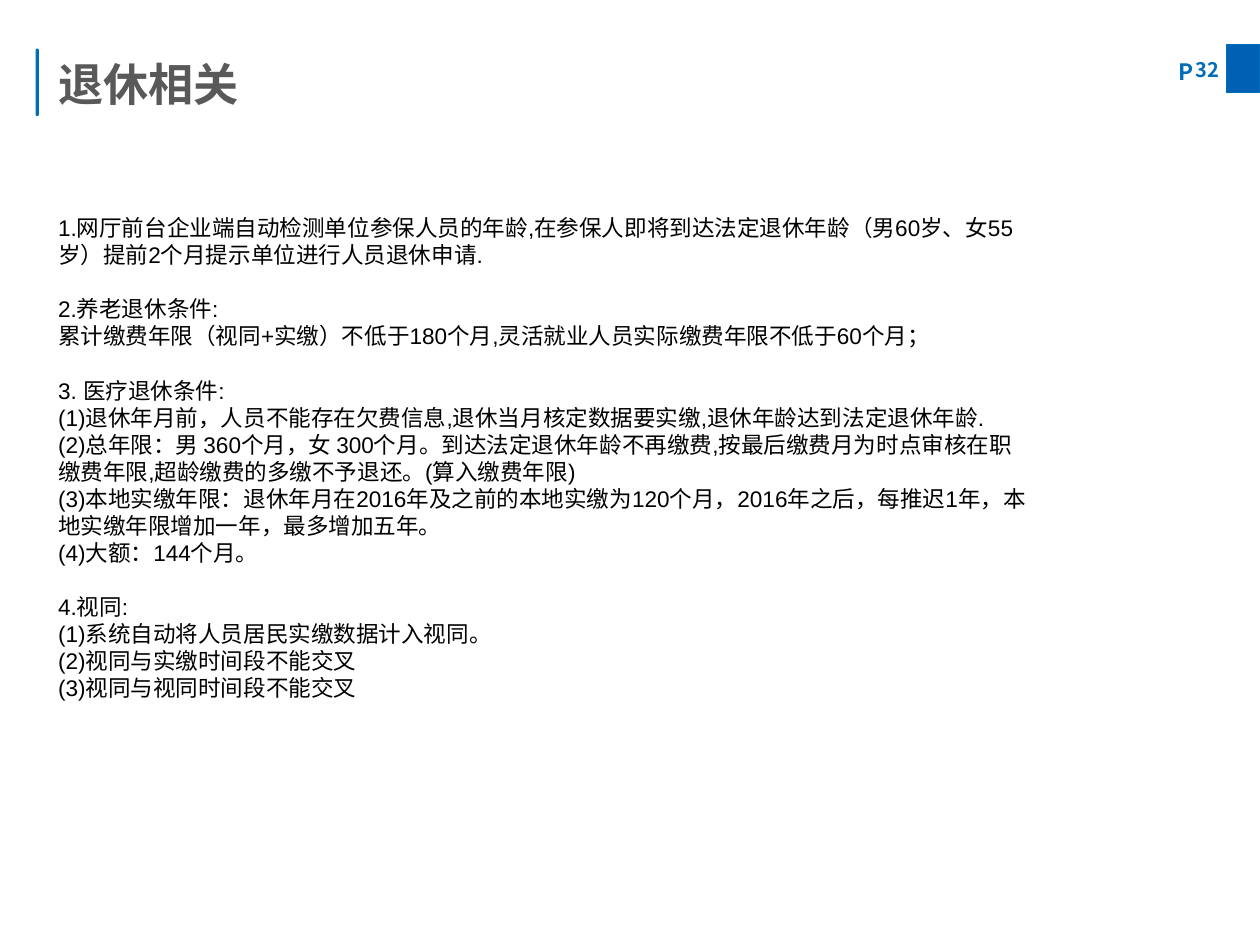
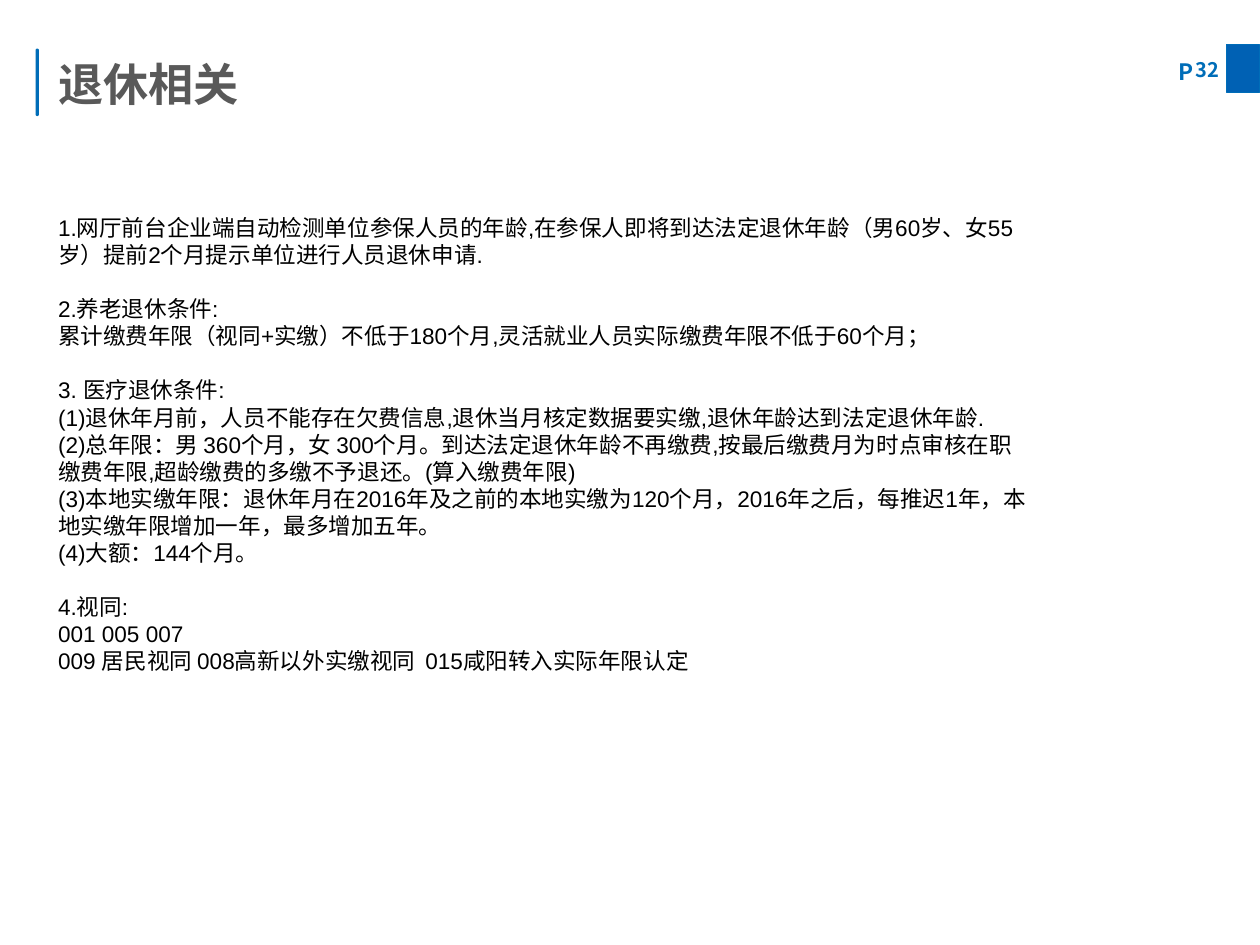
Before and after one commit to whm029/yinhai, a slide deck: slide 32 of 高新参保培训.pptx. Drawn at 1260x945 pixels with LibreOffice and Linux fonts; fonts in the diff are those of the drawing; background and template pictures are left out. Boxes give left, top, right and bottom in pixels: in the first picture for what was removed or moved away, otherwise in the second. Text is boxed around its words. In the diff, an @@ line names an element or a change of style, - is before the commit and + after.

```diff
--- a/高新参保培训.pptx
+++ b/高新参保培训.pptx
@@ text at (58,626,688,671): text changed @@
-(1)系统自动将人员居民实缴数据计入视同。
-(2)视同与实缴时间段不能交叉
-(3)视同与视同时间段不能交叉
+001 005 007
+009 居民视同 008高新以外实缴视同 015咸阳转入实际年限认定
```
Also in this commit, not shown: 2 other slides changed, 7 other files.
